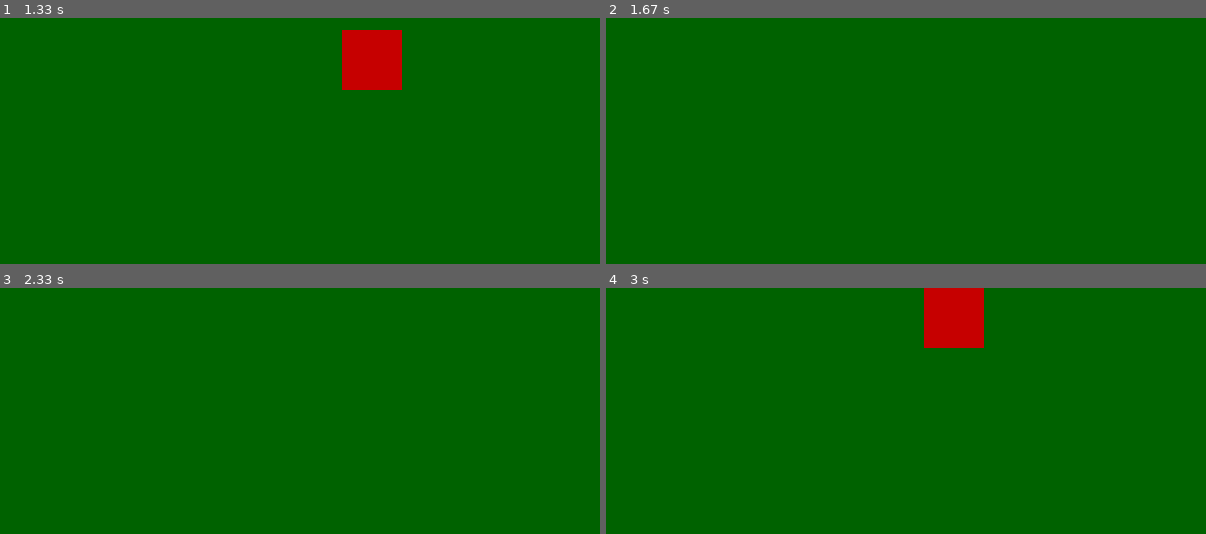
Above: before the commit, frames 1-4 (two rows, left to right).
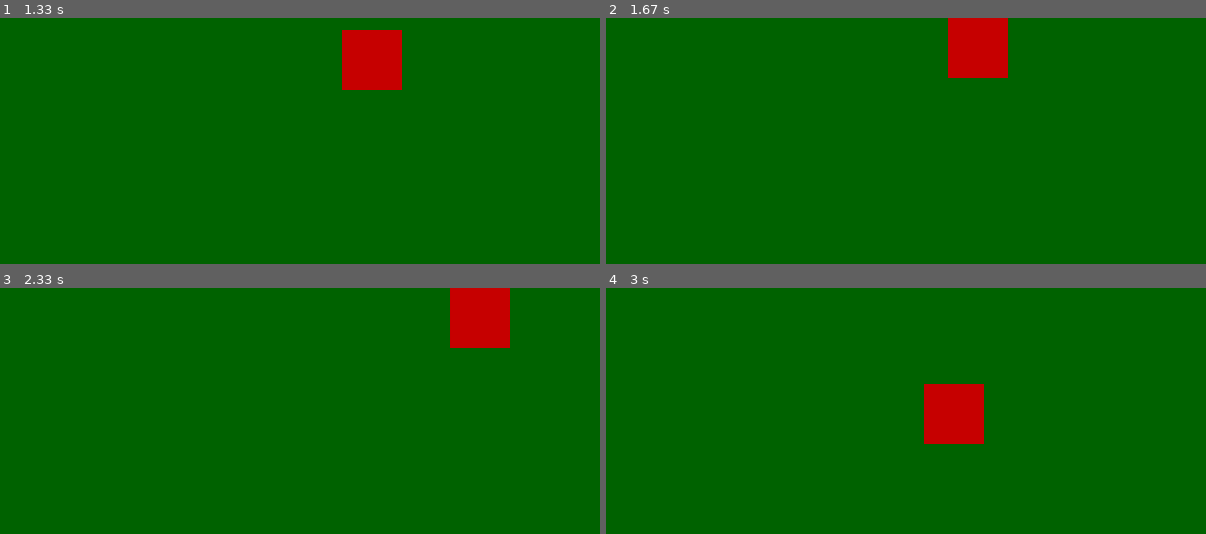
Above: after the commit, the same moments.

Repository: lowjunhao9-droid/2520-CSP1123-GroupG065
Game: pygame game, started from import pygame.py
Two runs of this game, one before a commit and one after it. Both use one fixed random seed, a clock stepped at 60 frames per second and the inputs below.
Inputs:
- Up to frame 1 (1.33 s): hold W 0.33-0.8 s; hold Right 0.33-0.8 s; hold Right 0.83-1.3 s
- Up to frame 2 (1.67 s): hold W 1.33-1.63 s
- Up to frame 3 (2.33 s): hold Right 1.67-2.13 s; hold A from 2.17 s (still down)
- Up to frame 4 (3 s): release A at 2.7 s; hold Down from 2.73 s (still down)

Frame 1 is identical in both runs. In frame 2, 2.4% of the frame differs, in the area x 57-67%, y 0-25%; in frame 3, 2.4%; in frame 4, 4.9%, in the area x 53-63%, y 0-64%.

Commit message:
testingnewgame

Diff:
--- a/import pygame.py
+++ b/import pygame.py
@@ -52,21 +52,21 @@
             running = False
 
     keys = pygame.key.get_pressed()
-    if keys[pygame.K_LEFT]:
+    if keys[pygame.K_LEFT] and square.rect.x > 1:
         square.moveLeft(10)
-    if keys[pygame.K_RIGHT]:
+    if keys[pygame.K_RIGHT] and square.rect.x < 1500 - square.rect.width:
         square.moveRight(10)
-    if keys[pygame.K_UP]:
+    if keys[pygame.K_UP] and square.rect.y > 1:
         square.moveForward(10)
-    if keys[pygame.K_DOWN]:
+    if keys[pygame.K_DOWN] and square.rect.y < 1000 - square.rect.height:
         square.moveBack(10)
-    if keys[pygame.K_a]:   # A = left
+    if keys[pygame.K_a] and square.rect.x > 1:  # A = left
         square.moveLeft(10)
-    if keys[pygame.K_d]:   # D = right
+    if keys[pygame.K_d] and square.rect.x < 1500 - square.rect.height: # D = Right
         square.moveRight(10)
-    if keys[pygame.K_w]:   # W = up
+    if keys[pygame.K_w] and square.rect.y > 1:
         square.moveForward(10)
-    if keys[pygame.K_s]:   # S = down
+    if keys[pygame.K_s] and square.rect.y < 1000 - square.rect.height:
         square.moveBack(10)
 
     # Clear background each frame
